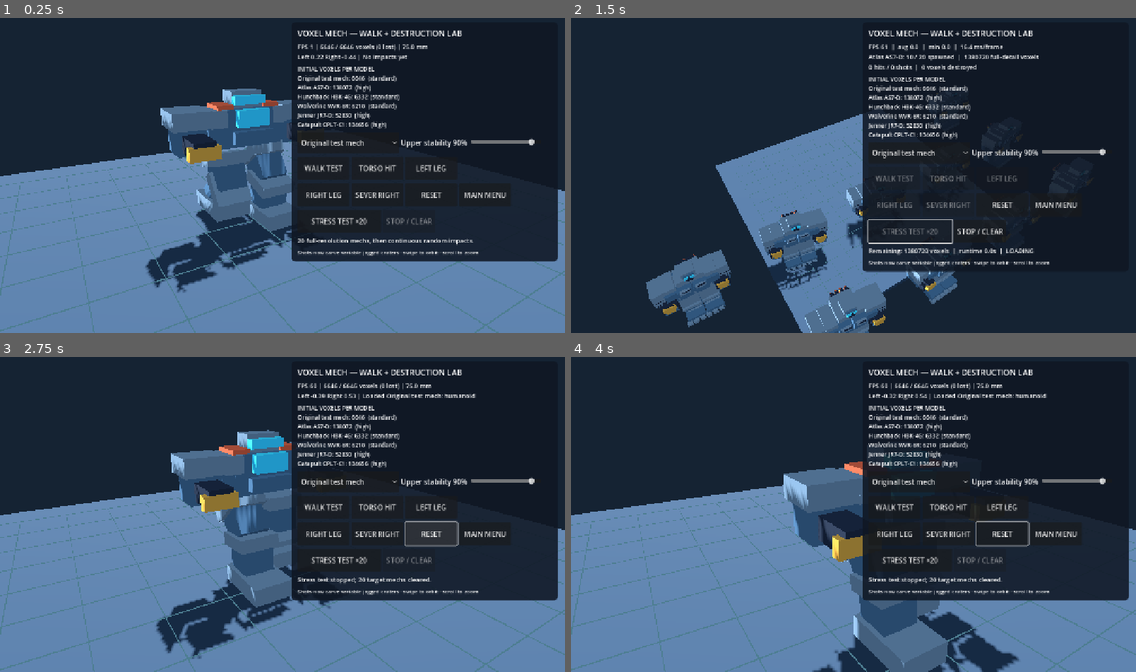
Above: before the commit, frames 1-4 (two rows, left to right).
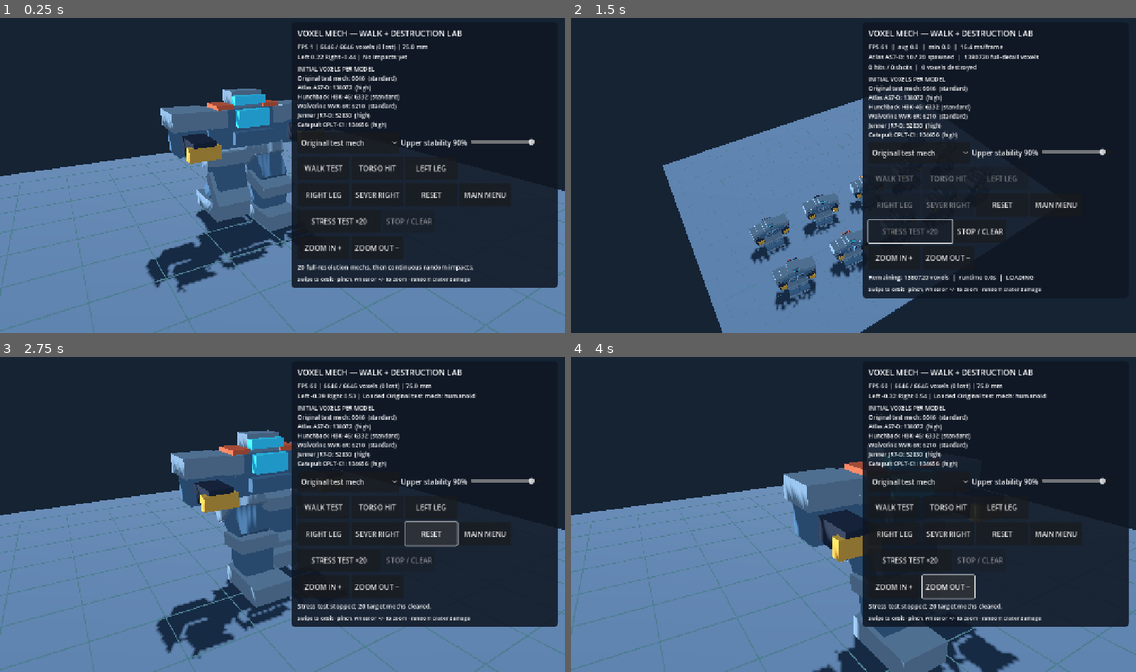
Above: after the commit, the same moments.

Repository: drag0nblad3/BtechMobile
Game: Godot game, scene res://scenes/voxel_mech_lab.tscn
The game is run twice, just before and just after one commit, with the same random seed, the same clock (stepped at 60 frames per second) and the same inputs. This scene is started directly instead of the project's main scene.
Inputs (mouse positions are in pixels of both pictures, inside the frame that each line leads up to):
- Up to frame 1 (0.25 s): no input
- Up to frame 2 (1.5 s): click "RESET" at 0.5 s; click "STRESS TEST ×20" at 1.25 s
- Up to frame 3 (2.75 s): click "RESET" at 2 s
- Up to frame 4 (4 s): click (893, 586) at 2.75 s, where only the run after the commit has a clickable "ZOOM IN +"; click (949, 586) at 3.5 s, where only the run after the commit has a clickable "ZOOM OUT −"

The runs differ from the first frame. In frame 1, 4.7% of the frame differs, in the area x 51-99%, y 69-86%; in frame 2, 17%, in the area x 13-92%, y 23-100%; in frame 3, 4.6%; in frame 4, 4.9%.

Commit message:
Expand 20-mech hangar and add camera zoom buttons, wheel and two-finger pinch

Diff:
--- a/src/view/units/voxel_mech_lab.gd
+++ b/src/view/units/voxel_mech_lab.gd
@@ -25,6 +25,14 @@
 var _right_drag := false
 var _touch_dragged := false
 var _last_hit := "No impacts yet"
+const SOLO_FLOOR := Vector3(14.0, 0.26, 14.0)
+const STRESS_FLOOR := Vector3(34.0, 0.26, 28.0)
+var _floor_mesh: BoxMesh
+var _floor_shape: BoxShape3D
+var _solo_grid: Node3D
+var _stress_grid: Node3D
+var _touch_positions: Dictionary = {}
+var _pinch_distance := 0.0
 
 
 func _ready() -> void:
@@ -68,36 +76,59 @@
 	ground.name = "HangarFloor"
 	ground.position.y = -0.15
 	add_child(ground)
-	var floor_mesh := BoxMesh.new()
-	floor_mesh.size = Vector3(14, 0.26, 14)
+	_floor_mesh = BoxMesh.new()
+	_floor_mesh.size = SOLO_FLOOR
 	var material := StandardMaterial3D.new()
 	material.albedo_color = Color("293949")
 	material.roughness = 0.9
-	floor_mesh.material = material
+	_floor_mesh.material = material
 	var surface := MeshInstance3D.new()
-	surface.mesh = floor_mesh
+	surface.mesh = _floor_mesh
 	ground.add_child(surface)
 	var collision := CollisionShape3D.new()
-	var shape := BoxShape3D.new()
-	shape.size = floor_mesh.size
-	collision.shape = shape
+	_floor_shape = BoxShape3D.new()
+	_floor_shape.size = _floor_mesh.size
+	collision.shape = _floor_shape
 	ground.add_child(collision)
 	var grid_mat := StandardMaterial3D.new()
 	grid_mat.albedo_color = Color("3e6271")
 	grid_mat.shading_mode = BaseMaterial3D.SHADING_MODE_UNSHADED
+	_solo_grid = Node3D.new()
+	_solo_grid.name = "SoloFloorGrid"
+	add_child(_solo_grid)
+	_stress_grid = Node3D.new()
+	_stress_grid.name = "StressFloorGrid"
+	add_child(_stress_grid)
+	_stress_grid.visible = false
 	for i in range(-6, 7):
-		make_line(Vector3(i, 0.008, 0), Vector3(0.012, 0.012, 12), grid_mat)
-		make_line(Vector3(0, 0.008, i), Vector3(12, 0.012, 0.012), grid_mat)
-
-
-func make_line(pos: Vector3, size: Vector3, material: Material) -> void:
+		make_line(Vector3(i, 0.008, 0), Vector3(0.012, 0.012, 12),
+				grid_mat, _solo_grid)
+		make_line(Vector3(0, 0.008, i), Vector3(12, 0.012, 0.012),
+				grid_mat, _solo_grid)
+	for x in range(-16, 17, 2):
+		make_line(Vector3(x, 0.008, 0), Vector3(0.012, 0.012, 26),
+				grid_mat, _stress_grid)
+	for z in range(-12, 13, 2):
+		make_line(Vector3(0, 0.008, z), Vector3(32, 0.012, 0.012),
+				grid_mat, _stress_grid)
+
+
+func set_stress_arena(expanded: bool) -> void:
+	_floor_mesh.size = STRESS_FLOOR if expanded else SOLO_FLOOR
+	_floor_shape.size = _floor_mesh.size
+	_solo_grid.visible = not expanded
+	_stress_grid.visible = expanded
+
+
+func make_line(pos: Vector3, size: Vector3, material: Material,
+		parent: Node3D) -> void:
 	var cube := MeshInstance3D.new()
 	var mesh := BoxMesh.new()
 	mesh.size = size
 	mesh.material = material
 	cube.mesh = mesh
 	cube.position = pos
-	add_child(cube)
+	parent.add_child(cube)
 
 
 func make_camera() -> void:
@@ -191,13 +222,21 @@
 	stress_stop_button = add_button(stress_buttons, "STOP / CLEAR", stop_stress_test)
 	stress_stop_button.name = "StopStressButton"
 	stress_stop_button.disabled = true
+	var zoom_buttons := HBoxContainer.new()
+	column.add_child(zoom_buttons)
+	var zoom_in := add_button(zoom_buttons, "ZOOM IN +",
+			func(): zoom_camera(0.80))
+	zoom_in.name = "ZoomInButton"
+	var zoom_out := add_button(zoom_buttons, "ZOOM OUT −",
+			func(): zoom_camera(1.25))
+	zoom_out.name = "ZoomOutButton"
 	stress_info = Label.new()
 	stress_info.name = "StressStats"
 	stress_info.add_theme_font_size_override("font_size", 14)
 	stress_info.text = "20 full-resolution mechs, then continuous random impacts."
 	column.add_child(stress_info)
 	var help := Label.new()
-	help.text = "Shots now carve variable jagged craters · swipe to orbit · scroll to zoom"
+	help.text = "Swipe to orbit · pinch, wheel or +/- to zoom · random crater damage"
 	help.add_theme_font_size_override("font_size", 12)
 	column.add_child(help)
 
@@ -245,9 +284,10 @@
 	_stress.name = "VoxelStressTest"
 	add_child(_stress)
 	_stress.start(highest)
+	set_stress_arena(true)
 	_orbit = 2.58
 	_elevation = 0.75
-	_distance = 22.5
+	_distance = 38.0
 	update_camera()
 	stress_start_button.disabled = true
 	stress_stop_button.disabled = false
@@ -263,6 +303,7 @@
 	# All twenty meshes, voxel data, and any detached debris are disposed.
 	_stress.free()
 	_stress = null
+	set_stress_arena(false)
 	mech.visible = true
 	mech.set_process(true)
 	_orbit = _saved_stress_camera.x
@@ -387,6 +428,28 @@
 	catalog_label.text = "\n".join(lines)
 
 
+## Keep separate zoom limits for the solo inspection and larger stress
+## arena. In particular, mouse wheel must not snap 38m down to 12m.
+func zoom_camera(factor: float) -> void:
+	var low := 12.0 if _stress != null else 3.5
+	var high := 80.0 if _stress != null else 12.0
+	_distance = clampf(_distance * factor, low, high)
+	update_camera()
+
+
+func _update_pinch() -> void:
+	if _touch_positions.size() < 2:
+		_pinch_distance = 0.0
+		return
+	var ids := _touch_positions.keys()
+	var first: Vector2 = _touch_positions[ids[0]]
+	var second: Vector2 = _touch_positions[ids[1]]
+	var separation := first.distance_to(second)
+	if _pinch_distance > 0.0 and separation > 1.0:
+		zoom_camera(_pinch_distance / separation)
+	_pinch_distance = separation
+
+
 func _unhandled_input(event: InputEvent) -> void:
 	if event is InputEventMouseButton:
 		if event.button_index == MOUSE_BUTTON_RIGHT:
@@ -394,28 +457,41 @@
 		elif event.pressed and event.button_index == MOUSE_BUTTON_LEFT:
 			fire_at_screen(event.position)
 		elif event.pressed and event.button_index == MOUSE_BUTTON_WHEEL_UP:
-			_distance = maxf(3.5, _distance - 0.5)
-			update_camera()
+			zoom_camera(0.90)
 		elif event.pressed and event.button_index == MOUSE_BUTTON_WHEEL_DOWN:
-			_distance = minf(12.0, _distance + 0.5)
-			update_camera()
+			zoom_camera(1.10)
 	elif event is InputEventMouseMotion and _right_drag:
 		_orbit -= event.relative.x * 0.012
 		_elevation = clampf(_elevation + event.relative.y * 0.008, 0.08, 1.10)
 		update_camera()
 	elif event is InputEventScreenDrag:
+		_touch_positions[event.index] = event.position
 		_touch_dragged = true
-		_orbit -= event.relative.x * 0.010
-		_elevation = clampf(_elevation + event.relative.y * 0.007, 0.08, 1.10)
-		update_camera()
+		if _touch_positions.size() >= 2:
+			_update_pinch()
+		else:
+			_orbit -= event.relative.x * 0.010
+			_elevation = clampf(_elevation + event.relative.y * 0.007, 0.08, 1.10)
+			update_camera()
 	elif event is InputEventScreenTouch:
 		if event.pressed:
-			_touch_dragged = false
-		elif not _touch_dragged:
-			fire_at_screen(event.position)
+			if _touch_positions.is_empty():
+				_touch_dragged = false
+			_touch_positions[event.index] = event.position
+			if _touch_positions.size() >= 2:
+				_touch_dragged = true
+			_update_pinch()
+		else:
+			var was_tap := _touch_positions.size() == 1 and not _touch_dragged
+			_touch_positions.erase(event.index)
+			_update_pinch()
+			if was_tap:
+				fire_at_screen(event.position)
 
 
 func fire_at_screen(point: Vector2) -> void:
+	if _stress != null or mech == null:
+		return
 	var origin := camera.project_ray_origin(point)
 	var direction := camera.project_ray_normal(point)
 	var hit := mech.shoot(origin, direction)
